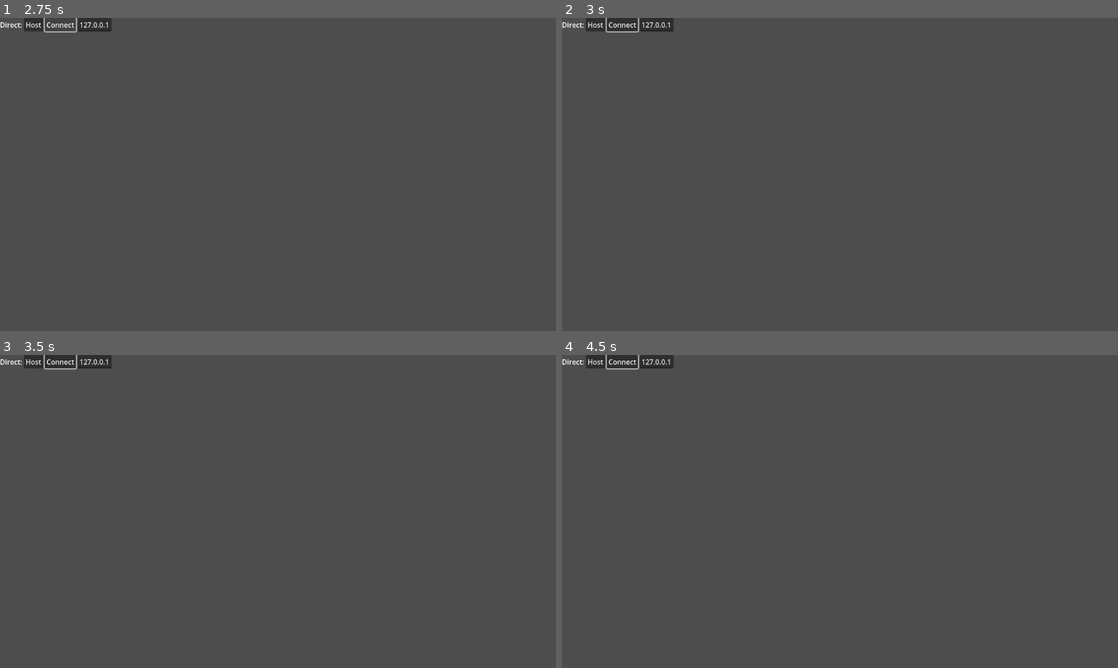
Above: before the commit, frames 1-4 (two rows, left to right).
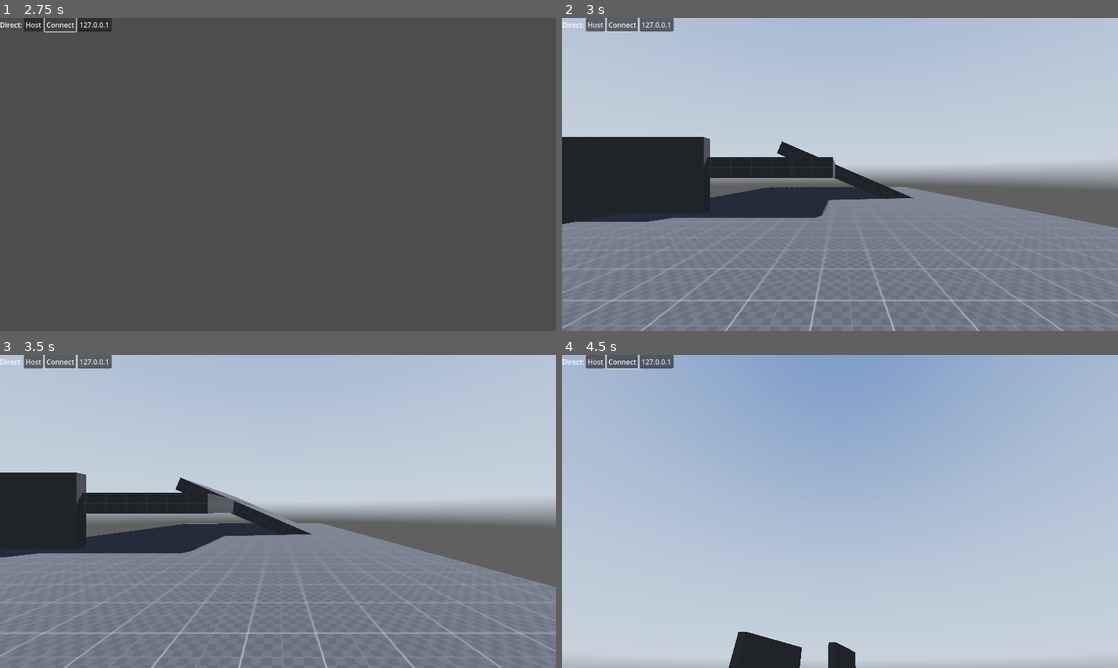
Above: after the commit, the same moments.

Repository: elmoradoo/Reflection
Game: Godot game, scene res://scenes/main_menu.tscn
Same seed, same stepped clock (60 frames per second), same inputs: the game is played once before the commit and once after it. A sky picture missing from this copy of the repository is replaced by a grey-blue gradient.
Inputs (mouse positions are in pixels of both pictures, inside the frame that each line leads up to):
- Up to frame 1 (2.75 s): click "Multiplayer" at 0.5 s; click "Host" at 1.25 s; click "Connect" at 2 s
- Up to frame 2 (3 s): move the mouse to (962, 158) at 2.77 s; hold D (right) from 2.78 s (still down); tap Home (ui_home) at 2.85 s
- Up to frame 3 (3.5 s): keep holding D (right)
- Up to frame 4 (4.5 s): move the mouse to (728, 527) at 3.52 s; release D (right) at 3.53 s; hold S (backward) 3.53-4.28 s; tap Ctrl (crouch) at 3.6 s; tap Home (ui_home) at 3.8 s; move the mouse to (895, 442) at 4.27 s; hold D (right) from 4.28 s (still down); tap Shift (sprint) at 4.35 s

Frame 1 is identical in both runs. In frame 2, 97% of the frame differs, in the area x 0-100%, y 0-100%; in frame 3, 95%; in frame 4, 100%.

Commit message:
Renamed spawn_players into spawn_peer_player and remove warnings

Diff:
--- a/scripts/multiplayer/multiplayer.gd
+++ b/scripts/multiplayer/multiplayer.gd
@@ -16,9 +16,6 @@
 	if DisplayServer.get_name() == "headless":
 		print("Automatically starting dedicated server.")
 		_on_host_pressed.call_deferred()
-
-	# Spawn already connected players
-	spawn_players()
 
 	multiplayer.peer_connected.connect(spawn_player)
 
@@ -53,7 +50,10 @@
 	if not multiplayer.is_server():
 		return
 	if event.is_action("ui_home") and Input.is_action_just_pressed("ui_home"):
-		change_level.call_deferred(load("res://scenes/world.tscn"))
+		change_level(load("res://scenes/world.tscn"))
+		spawn_peer_players()
+		if not OS.has_feature("dedicated_server"):
+			spawn_player(1)
 
 func remove_children(node: Node):
 	for child in node.get_children():
@@ -67,15 +67,20 @@
 	# Load new level
 	spawner.add_child(scene.instantiate())
 
-func spawn_players():
-	# Load players
+func spawn_peer_players():
 	for player_id in multiplayer.get_peers():
 		spawn_player(player_id)
 
 func spawn_player(id: int):
 	var loaded_level = $LevelSpawner.get_child(0)
 	if not loaded_level:
+		print_debug("Level not yet loaded.")
 		return
+	for child in loaded_level.get_children():
+		if child.name == str(id):
+			print_debug("Player " + str(id) + " already spawned.")
+			return
+
 	var player = load("res://scenes/player.tscn").instantiate()
 	player.name = str(id)
 	loaded_level.add_child(player)
--- a/scripts/player/player.gd
+++ b/scripts/player/player.gd
@@ -31,7 +31,6 @@
 func _enter_tree():
 	if str(name).is_valid_int():
 		set_multiplayer_authority(str(name).to_int())
-		print(name)
 
 func _ready():
 	if not is_multiplayer_authority(): return
